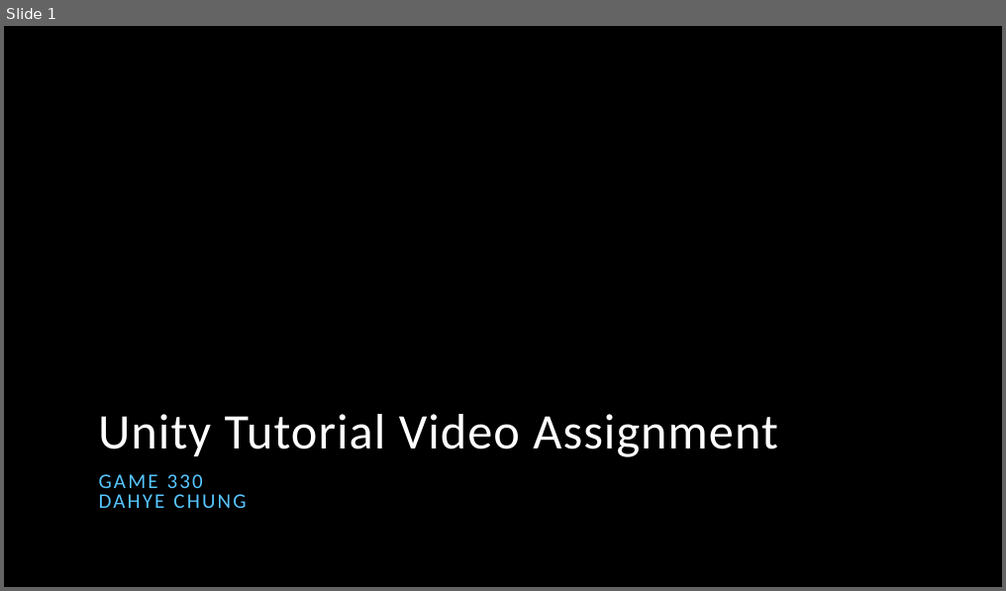
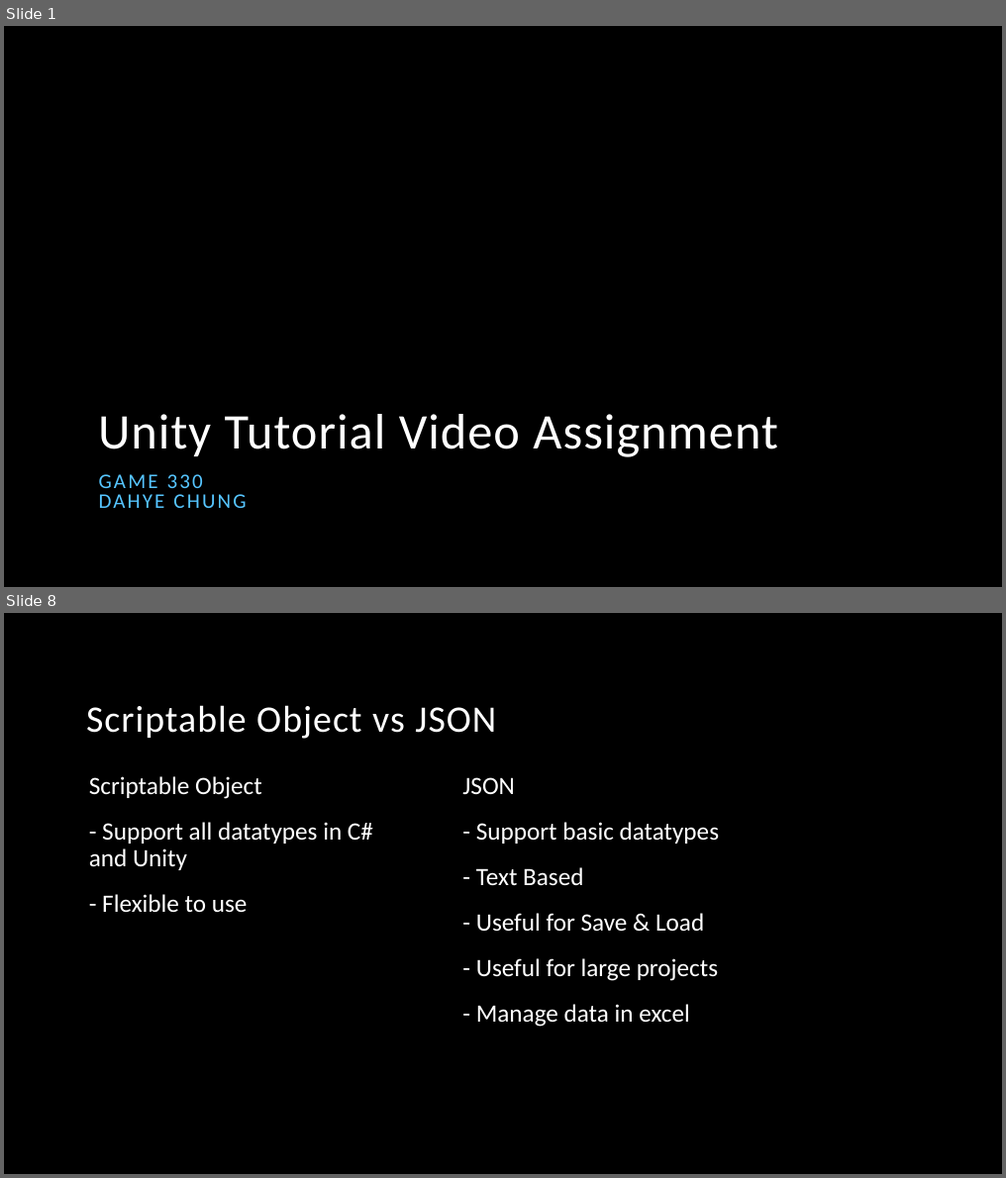
Before and after one commit to DahyeChung/2023Fall, a slide deck: Game 330 Unity/Unity Tutorial/Scriptable Object Tutorial.pptx. Shown one above the other, each under a label of ours: slide 1 before the commit, slides 1 and 8 after it; the slides between them are not shown. The pictures are 1006x591 and 1006x1178 pixels, drawn with LibreOffice and Linux fonts; fonts in the diff are those of the drawing; background and template pictures are left out. Boxes give left, top, right and bottom in pixels: in the first picture for what was removed or moved away, otherwise in the second. Text is boxed around its words. In the diff, an @@ line names an element or a change of style, - is before the commit and + after.

```diff
--- a/Game 330 Unity/Unity Tutorial/Scriptable Object Tutorial.pptx
+++ b/Game 330 Unity/Unity Tutorial/Scriptable Object Tutorial.pptx
@@ slide 8 added at (4, 613, 1002, 1174), background picture (left out) @@
@@ title added at (86, 705, 496, 739), 36 pt, text #FFFFFF @@
+Scriptable Object vs JSON
@@ text added at (89, 776, 373, 913), 24 pt, text #FFFFFF @@
+Scriptable Object
+- Support all datatypes in C# and Unity
+- Flexible to use
@@ text added at (462, 777, 719, 1027), 24 pt, text #FFFFFF @@
+JSON
+- Support basic datatypes
+- Text Based
+- Useful for Save & Load
+- Useful for large projects
+- Manage data in excel
```
Also in this commit, not shown: 1 slide changed, 7 other slides added, 5 slides removed, 3 other files.
